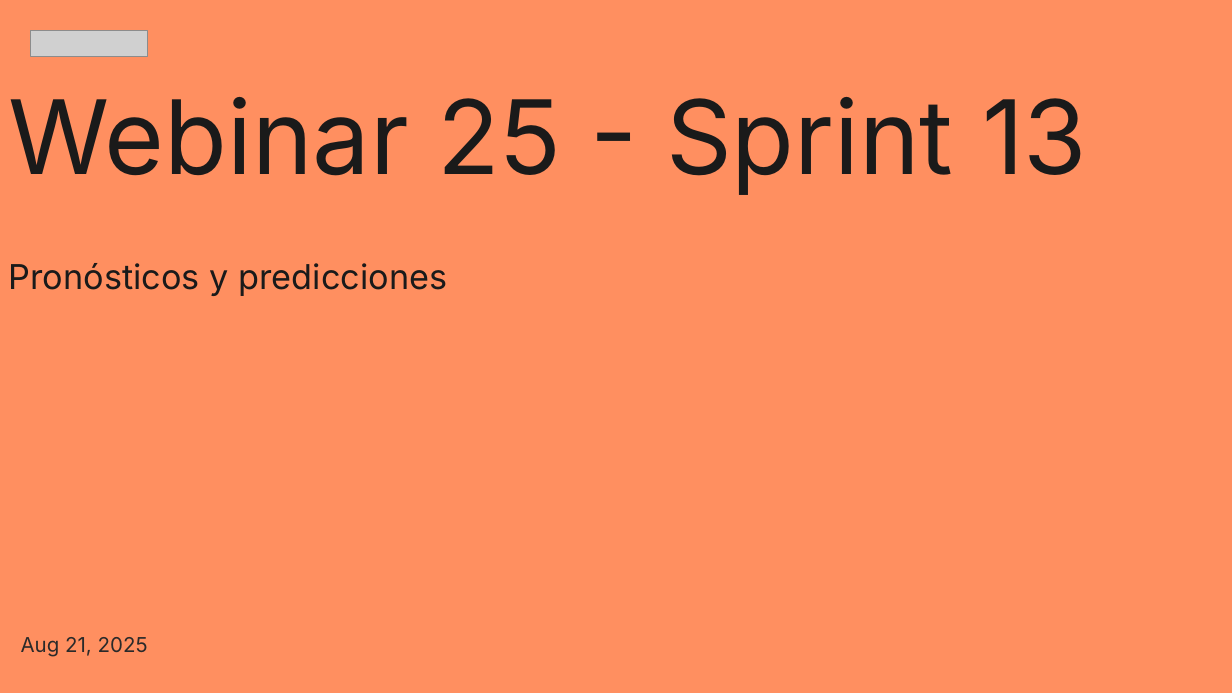
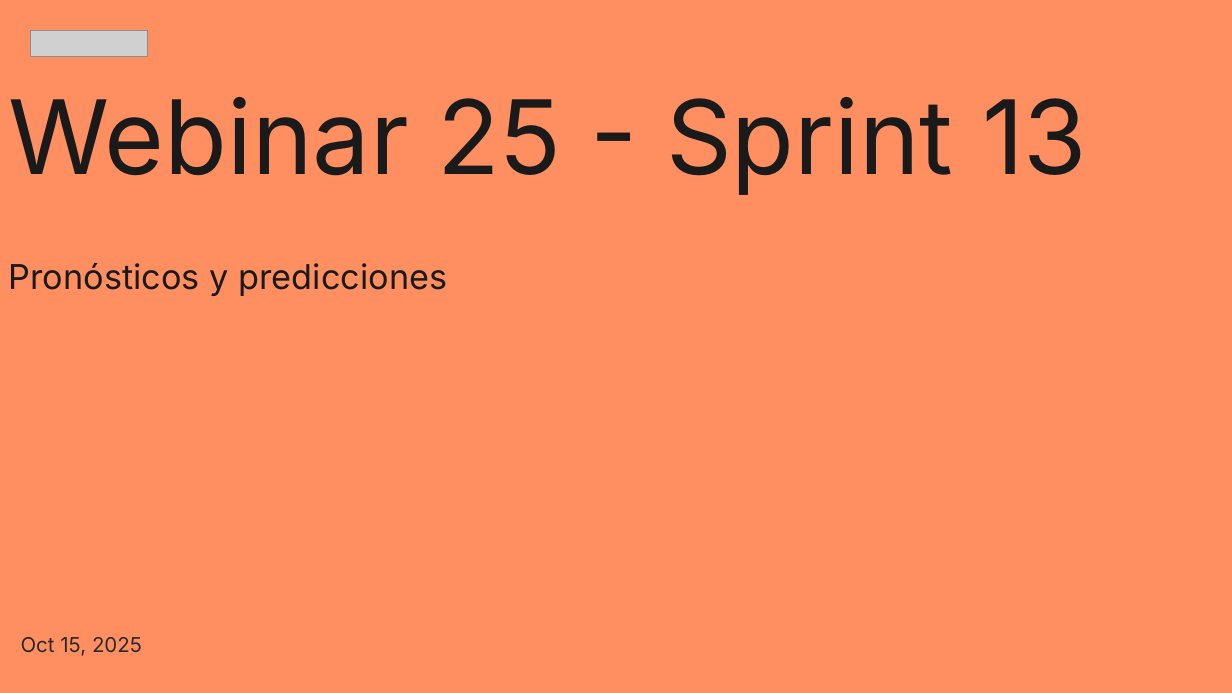
Before and after one commit to zyntonyson/bootcamp_ds_da, a slide deck: slide 1 of 13-da-pronosticos-predicciones/25-ML.pptx. Drawn at 1232x693 pixels with LibreOffice and Linux fonts; fonts in the diff are those of the drawing; grey boxes stand for pictures. Boxes give left, top, right and bottom in pixels: in the first picture for what was removed or moved away, otherwise in the second. Text is boxed around its words. In the diff, an @@ line names an element or a change of style, - is before the commit and + after.

```diff
--- a/13-da-pronosticos-predicciones/25-ML.pptx
+++ b/13-da-pronosticos-predicciones/25-ML.pptx
@@ subtitle at box(21, 637, 142, 656): text changed @@
-Aug 21, 2025
+Oct 15, 2025
```
Also in this commit, not shown: 1 other slide changed, 2 slides added, 7 other files.
